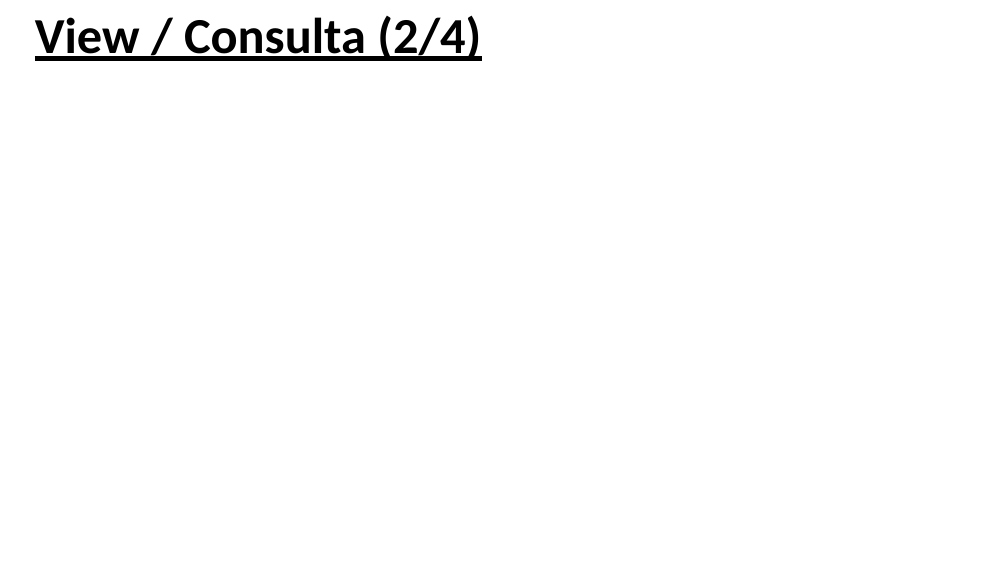
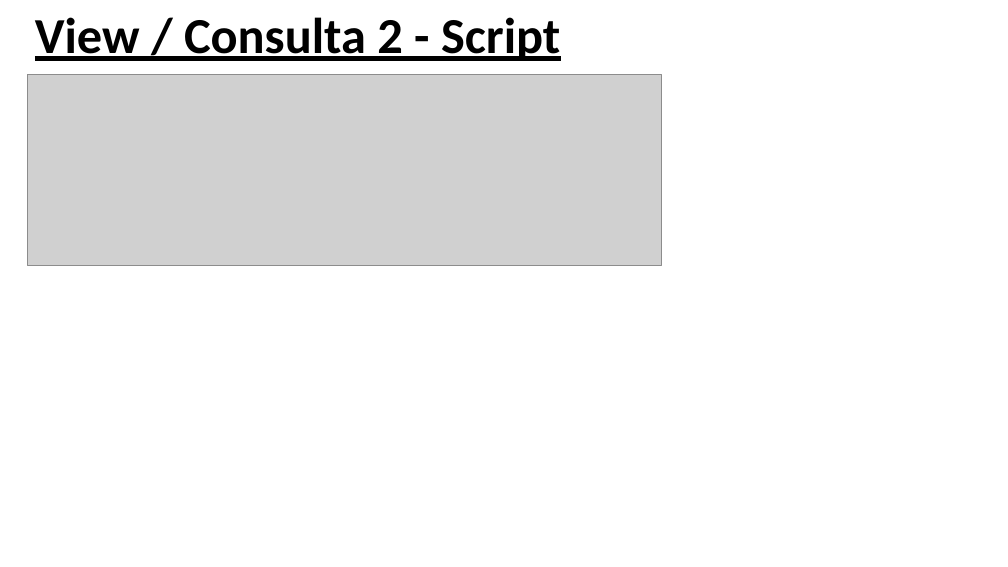
Before and after one commit to wweellddeerr/Projeto-Final-FBD, a slide deck: slide 21 of Apresentação/power point.pptx (slide 20 before the commit). Drawn at 1008x567 pixels with LibreOffice and Linux fonts; fonts in the diff are those of the drawing; grey boxes stand for pictures. Boxes give left, top, right and bottom in pixels: in the first picture for what was removed or moved away, otherwise in the second. Text is boxed around its words. In the diff, an @@ line names an element or a change of style, - is before the commit and + after.

```diff
--- a/Apresentação/power point.pptx
+++ b/Apresentação/power point.pptx
@@ title at (35,17,560,61): text changed @@
-View / Consulta (2/4)
+View / Consulta 2 - Script
@@ picture added at (27,74,662,265) @@
```
Also in this commit, not shown: 4 other slides changed, 5 slides added, 2 slides removed, 2 other files.
